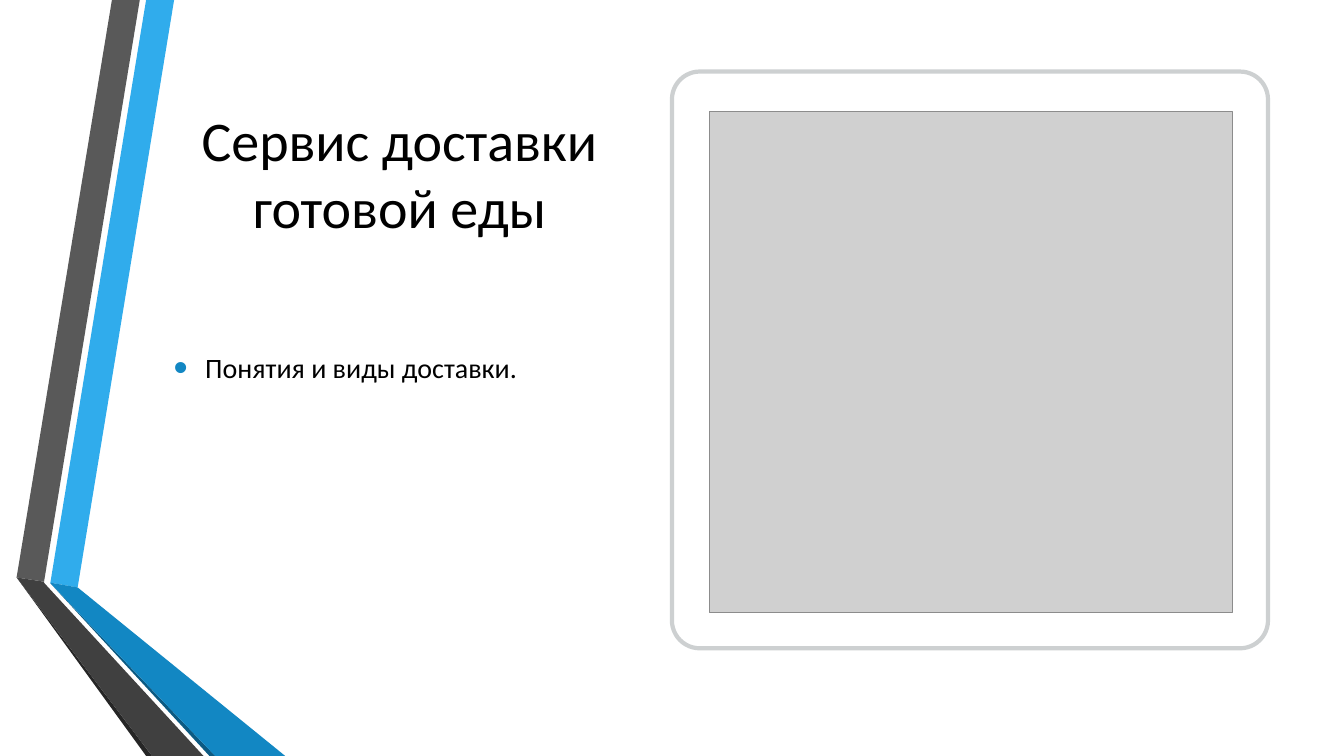
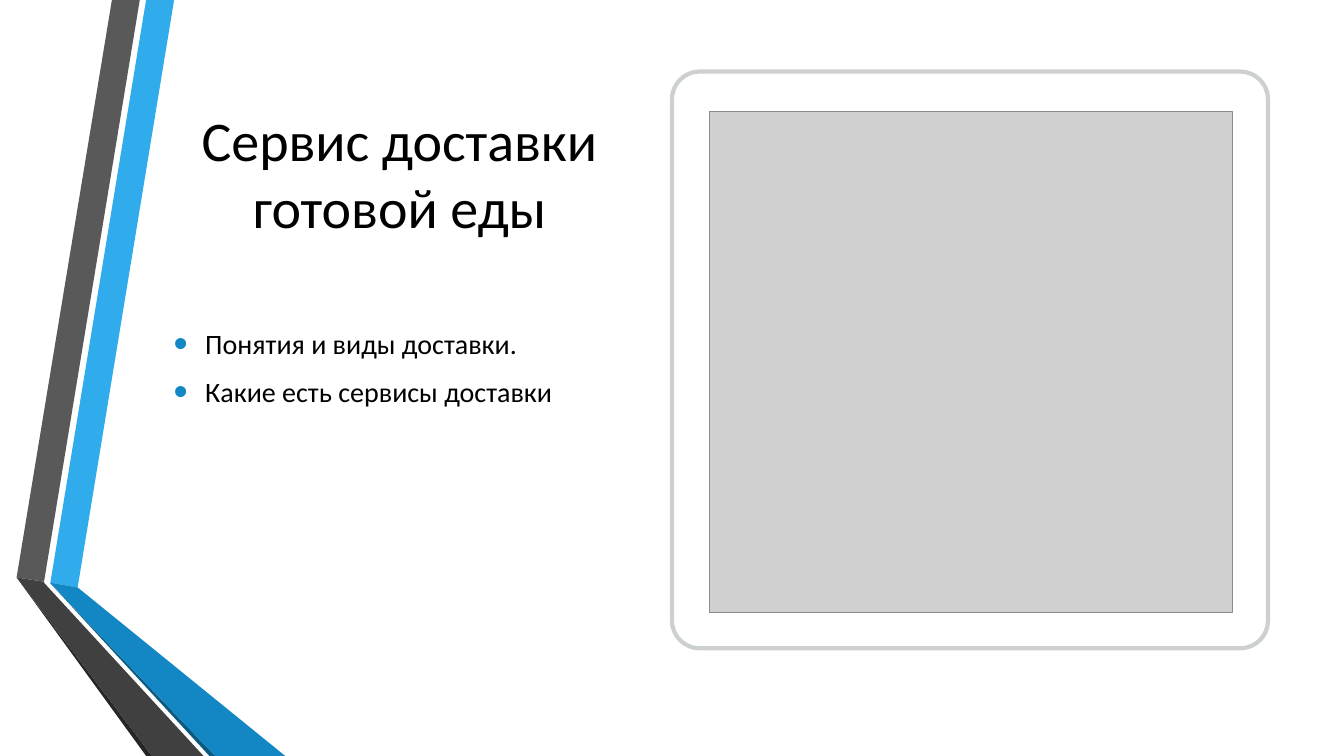
Before and after one commit to NikitaMasalov/KursachBD, a slide deck: slide 3 of Презентация.pptx. Drawn at 1344x756 pixels with LibreOffice and Linux fonts; fonts in the diff are those of the drawing; grey boxes stand for pictures; background and template pictures are left out. Boxes give left, top, right and bottom in pixels: in the first picture for what was removed or moved away, otherwise in the second. Text is boxed around its words. In the diff, an @@ line names an element or a change of style, - is before the commit and + after.

```diff
--- a/Презентация.pptx
+++ b/Презентация.pptx
@@ text at <box>205,384,552,407</box>: paragraph added @@
+• Какие есть сервисы доставки
```
